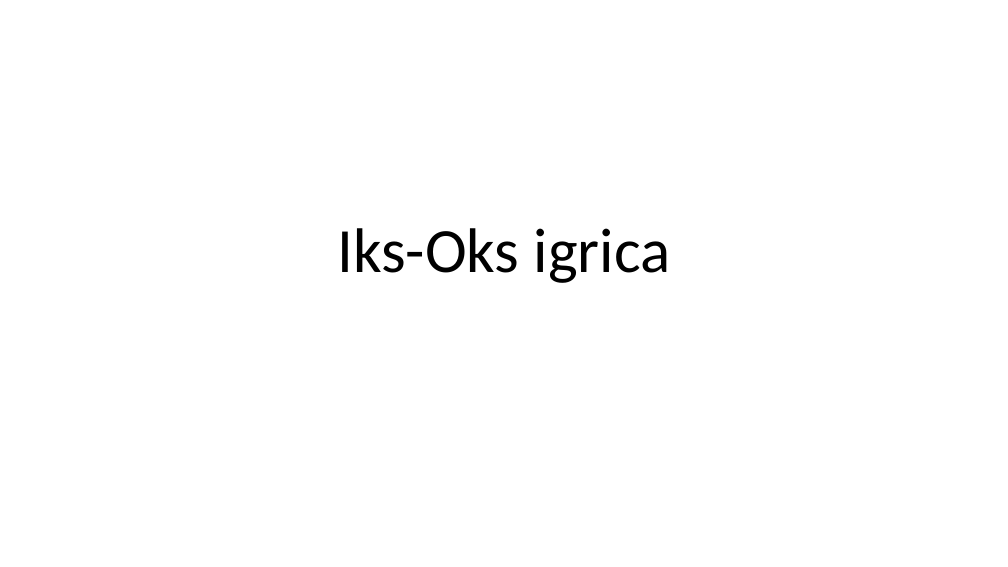
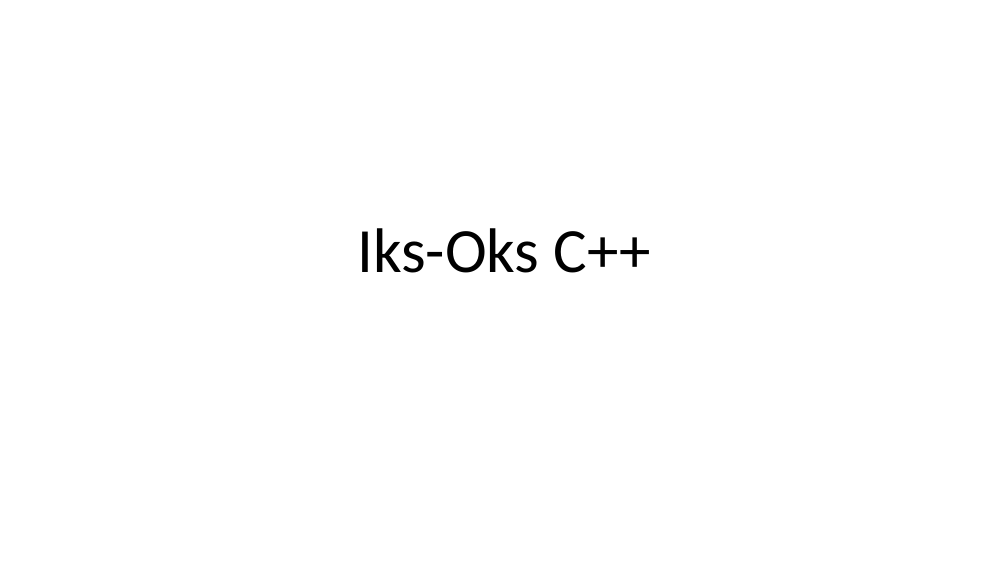
Before and after one commit to DjordjeA/X-O-game, a slide deck: slide 1 of Iks-Oks.pptx. Drawn at 1008x567 pixels with LibreOffice and Linux fonts; fonts in the diff are those of the drawing. Boxes give left, top, right and bottom in pixels: in the first picture for what was removed or moved away, otherwise in the second. Text is boxed around its words. In the diff, an @@ line names an element or a change of style, - is before the commit and + after.

```diff
--- a/Iks-Oks.pptx
+++ b/Iks-Oks.pptx
@@ title at [357, 228, 651, 273]: text changed @@
-Iks-Oks igrica
+Iks-Oks C++
```
Also in this commit, not shown: 1 other slide changed, 4 slides added, 2 slides removed, 3 other files.
